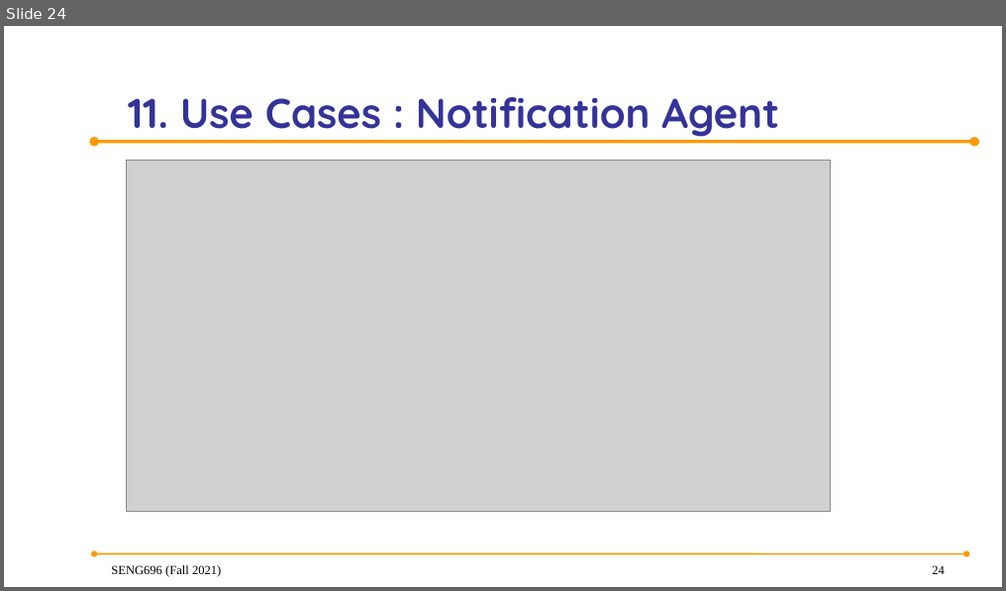
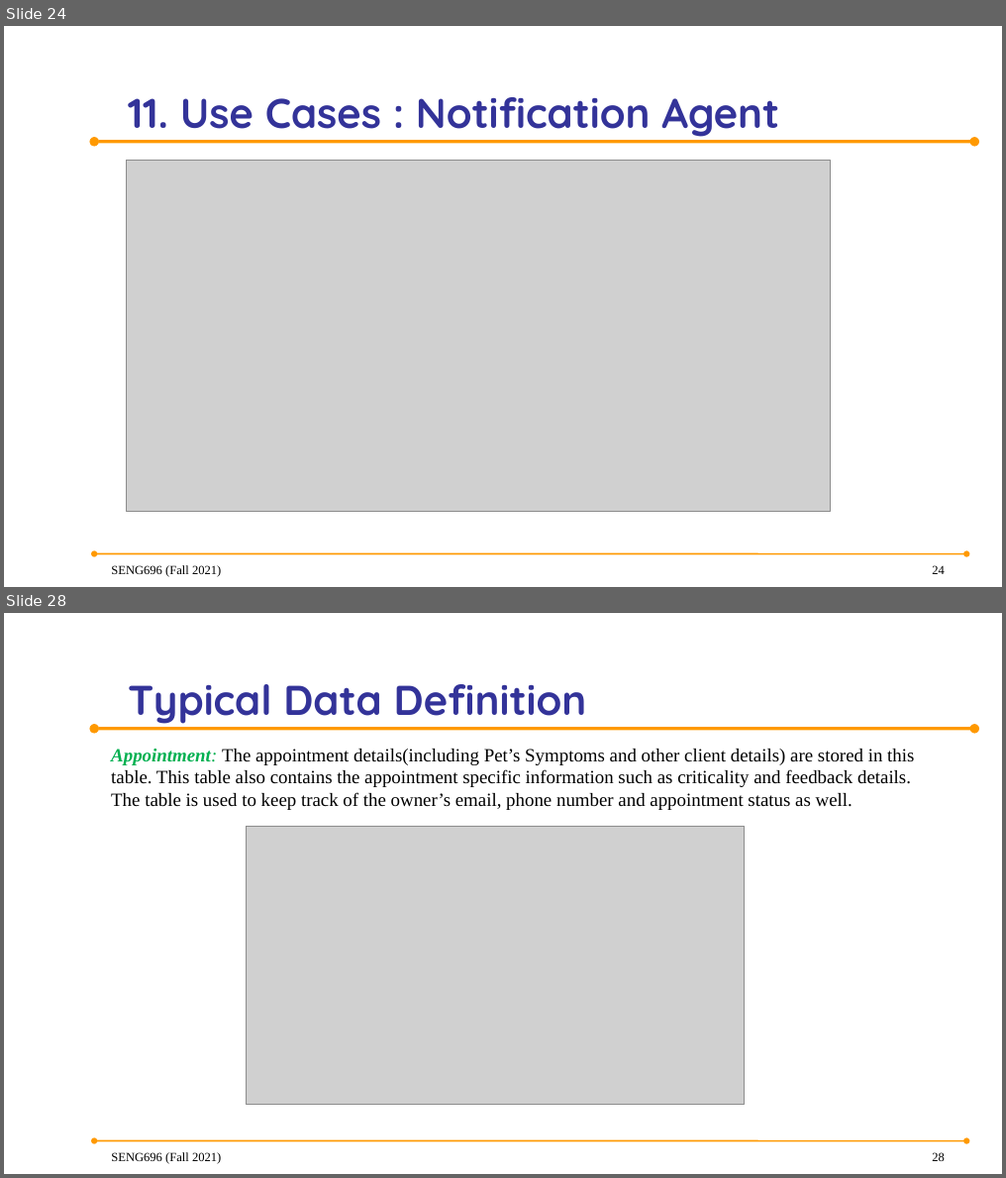
Before and after one commit to anish30145784/SENG696_GroupD, a slide deck: GroupD_ProjectPresentation.pptx. Shown one above the other, each under a label of ours: slide 24 before the commit, slides 24 and 28 after it; the slides between them are not shown. The pictures are 1006x591 and 1006x1178 pixels, drawn with LibreOffice and Linux fonts; fonts in the diff are those of the drawing; grey boxes stand for pictures; background and template pictures are left out. Boxes give left, top, right and bottom in pixels: in the first picture for what was removed or moved away, otherwise in the second. Text is boxed around its words. In the diff, an @@ line names an element or a change of style, - is before the commit and + after.

Commit message:
Added Database Table Info and ER Diagram Signed-off-by: anish30145784 <anish.mukherjee1@ucalgary.ca>

```diff
--- a/GroupD_ProjectPresentation.pptx
+++ b/GroupD_ProjectPresentation.pptx
@@ slide 28 added at [4, 613, 1002, 1174], background picture (left out); not listed: 2 template elements that a slide beside it also shows @@
@@ title added at [128, 684, 587, 724], 40 pt, text #333399, bold @@
+Typical Data Definition
@@ text added at [111, 749, 914, 810], 18 pt, text #000000 @@
+Appointment: The appointment details(including Pet’s Symptoms and other client details) are stored in this table. This table also contains the appointment specific information such as criticality and feedback details. The table is used to keep track of the owner’s email, phone number and appointment status as well.
@@ picture added at [246, 827, 745, 1105] @@
@@ text added at [111, 1153, 221, 1164], 12 pt, text #000000 @@
+SENG696 (Fall 2021)
@@ page number added at [932, 1153, 944, 1161], 12 pt, text #000000 @@
+28
```
Also in this commit, not shown: 7 slides changed, 3 other slides added.
